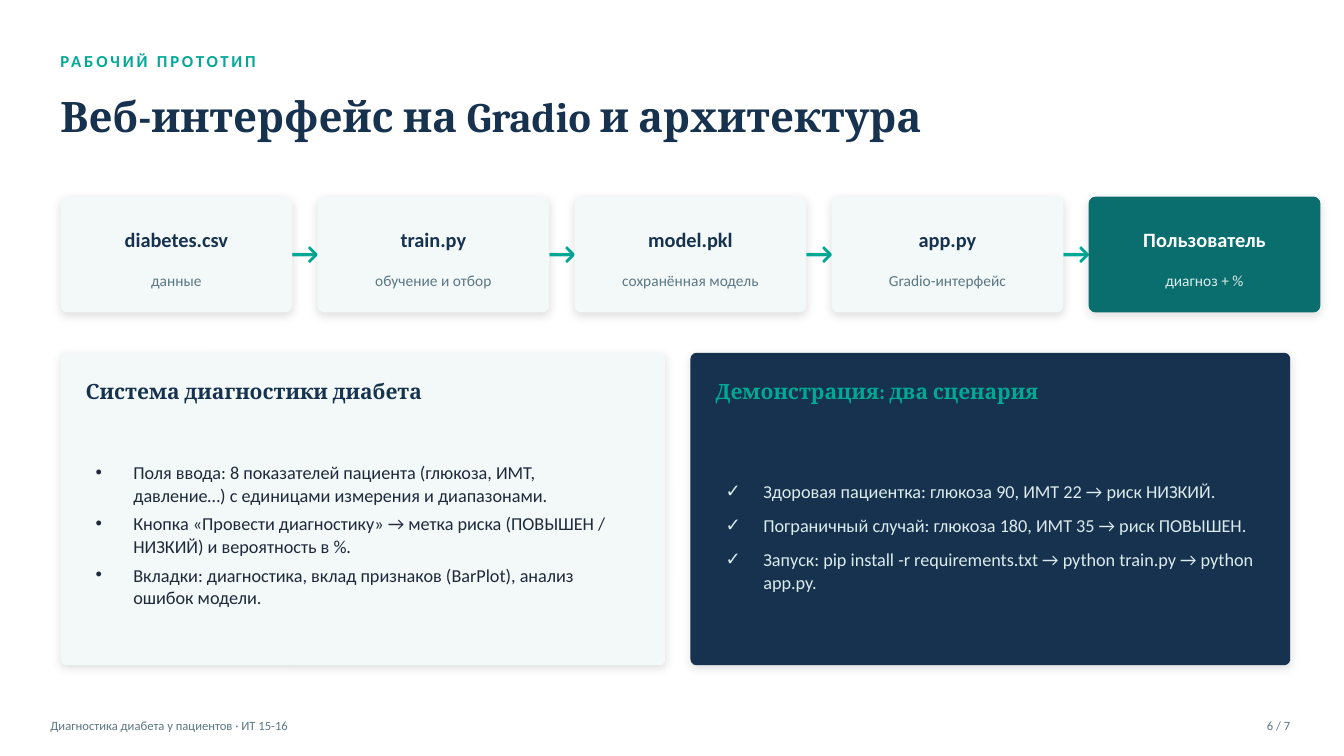
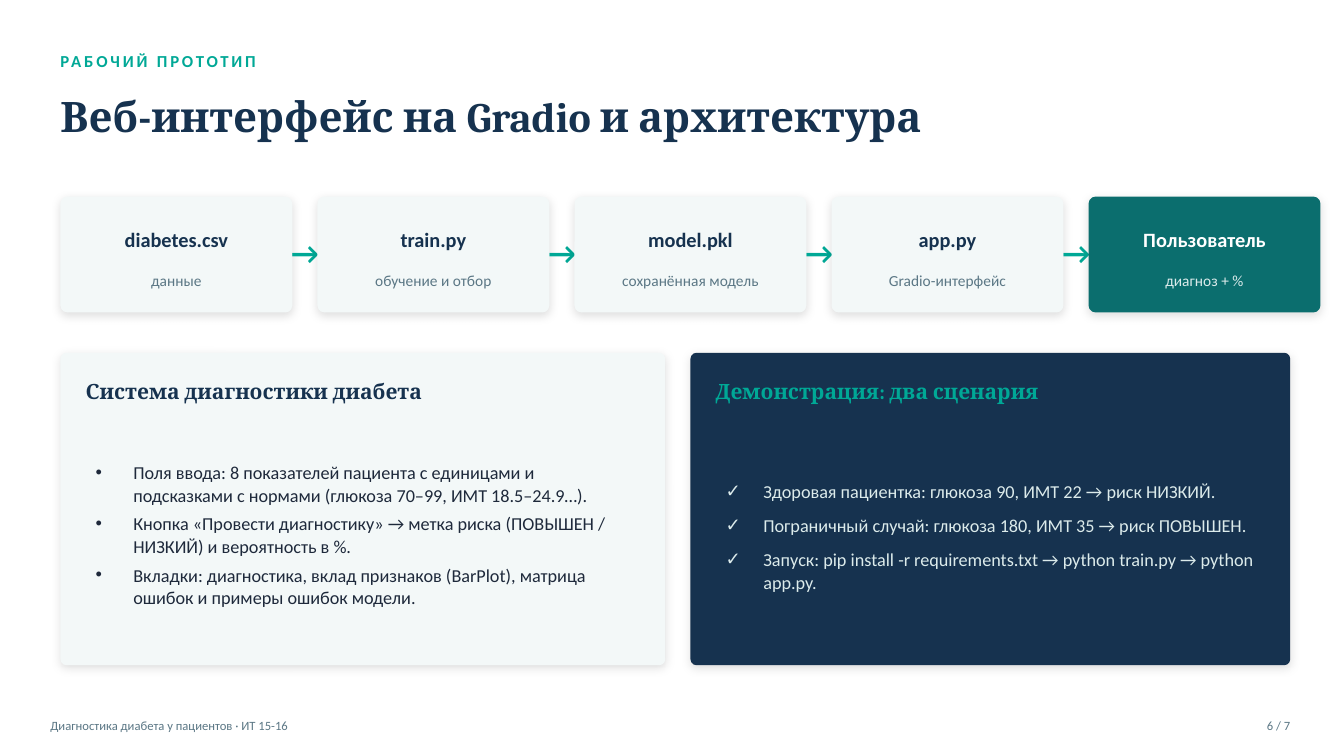
Before and after one commit to shaurma228/IntSystems, a slide deck: slide 6 of diabetes_project/Презентация_Диагностика_диабета.pptx. Drawn at 1344x756 pixels with LibreOffice and Linux fonts; fonts in the diff are those of the drawing. Boxes give left, top, right and bottom in pixels: in the first picture for what was removed or moved away, otherwise in the second. Text is boxed around its words. In the diff, an @@ line names an element or a change of style, - is before the commit and + after.

```diff
--- a/diabetes_project/Презентация_Диагностика_диабета.pptx
+++ b/diabetes_project/Презентация_Диагностика_диабета.pptx
@@ text at [133, 466, 587, 505]: text changed @@
-• Поля ввода: 8 показателей пациента (глюкоза, ИМТ, давление…) с единицами измерения и диапазонами.
+• Поля ввода: 8 показателей пациента с единицами и подсказками с нормами (глюкоза 70–99, ИМТ 18.5–24.9…).
@@ text at [133, 569, 586, 607]: text changed @@
-• Вкладки: диагностика, вклад признаков (BarPlot), анализ ошибок модели.
+• Вкладки: диагностика, вклад признаков (BarPlot), матрица ошибок и примеры ошибок модели.
```
Also in this commit, not shown: 1 other slide changed, 1 other file.
